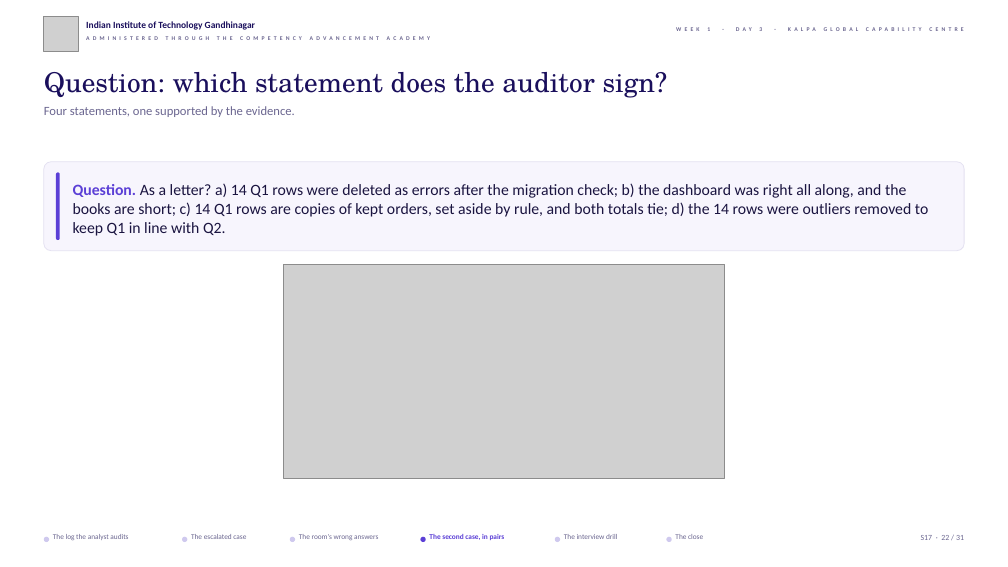
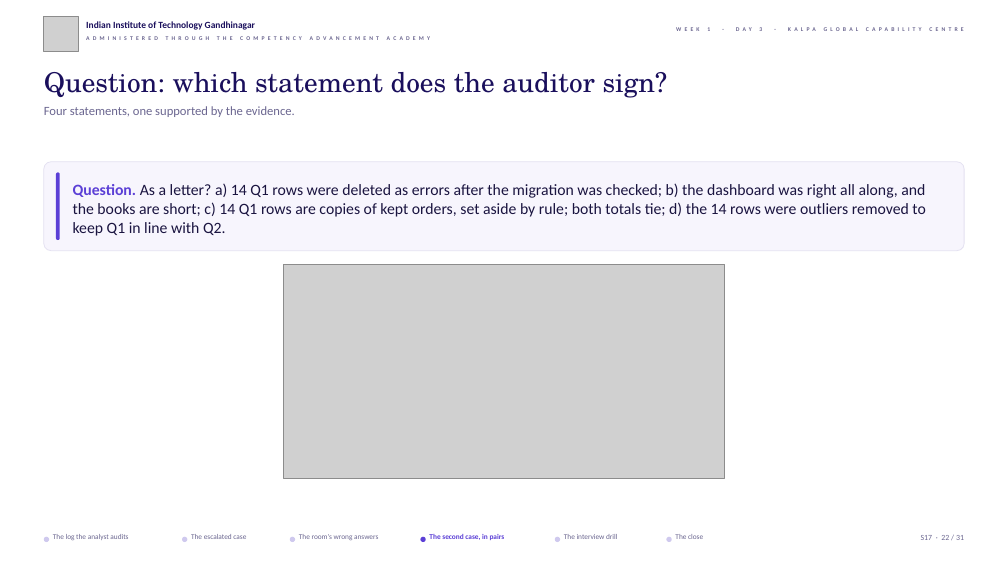
Before and after one commit to fde-academy-lab/c2-content-factory, a slide deck: slide 22 of content/W01/D3/slides/C2_W01_D03_half2_STUDENT.pptx. Drawn at 1008x567 pixels with LibreOffice and Linux fonts; fonts in the diff are those of the drawing; grey boxes stand for pictures; background and template pictures are left out. Boxes give left, top, right and bottom in pixels: in the first picture for what was removed or moved away, otherwise in the second. Text is boxed around its words. In the diff, an @@ line names an element or a change of style, - is before the commit and + after.

```diff
--- a/content/W01/D3/slides/C2_W01_D03_half2_STUDENT.pptx
+++ b/content/W01/D3/slides/C2_W01_D03_half2_STUDENT.pptx
@@ text at (73,183,925,236): text changed @@
-Question. As a letter? a) 14 Q1 rows were deleted as errors after the migration check; b) the dashboard was right all along, and the books are short; c) 14 Q1 rows are copies of kept orders, set aside by rule, and both totals tie; d) the 14 rows were outliers removed to keep Q1 in line with Q2.
+Question. As a letter? a) 14 Q1 rows were deleted as errors after the migration was checked; b) the dashboard was right all along, and the books are short; c) 14 Q1 rows are copies of kept orders, set aside by rule; both totals tie; d) the 14 rows were outliers removed to keep Q1 in line with Q2.
```
Also in this commit, not shown: 12 other files.
